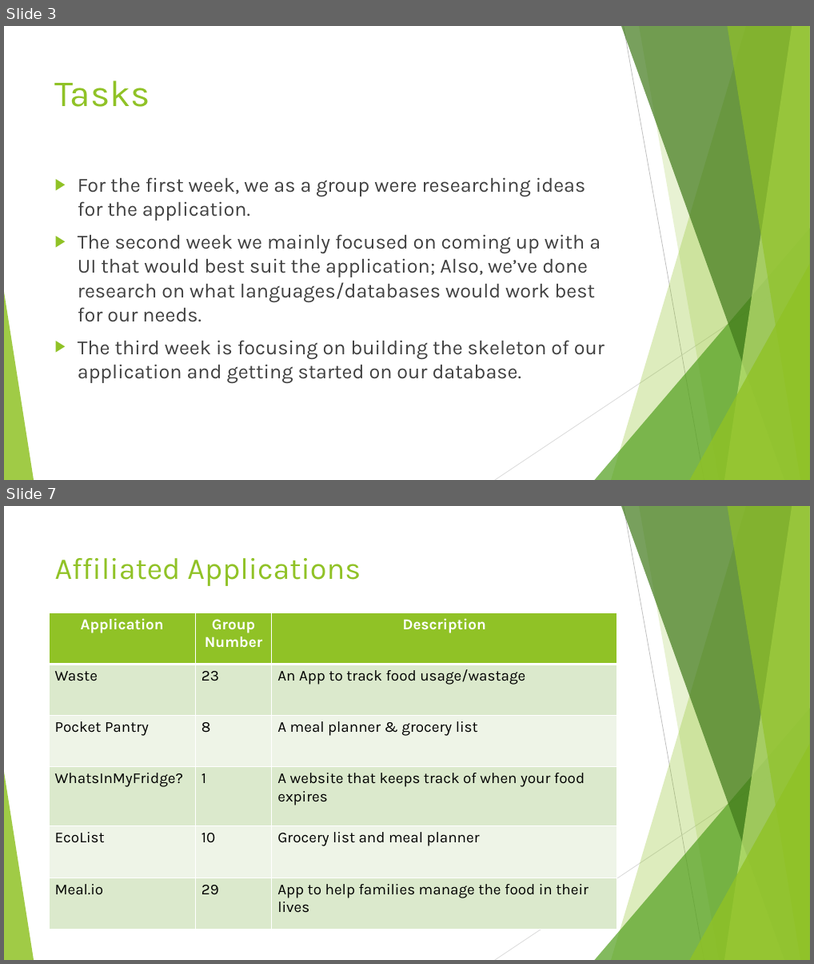
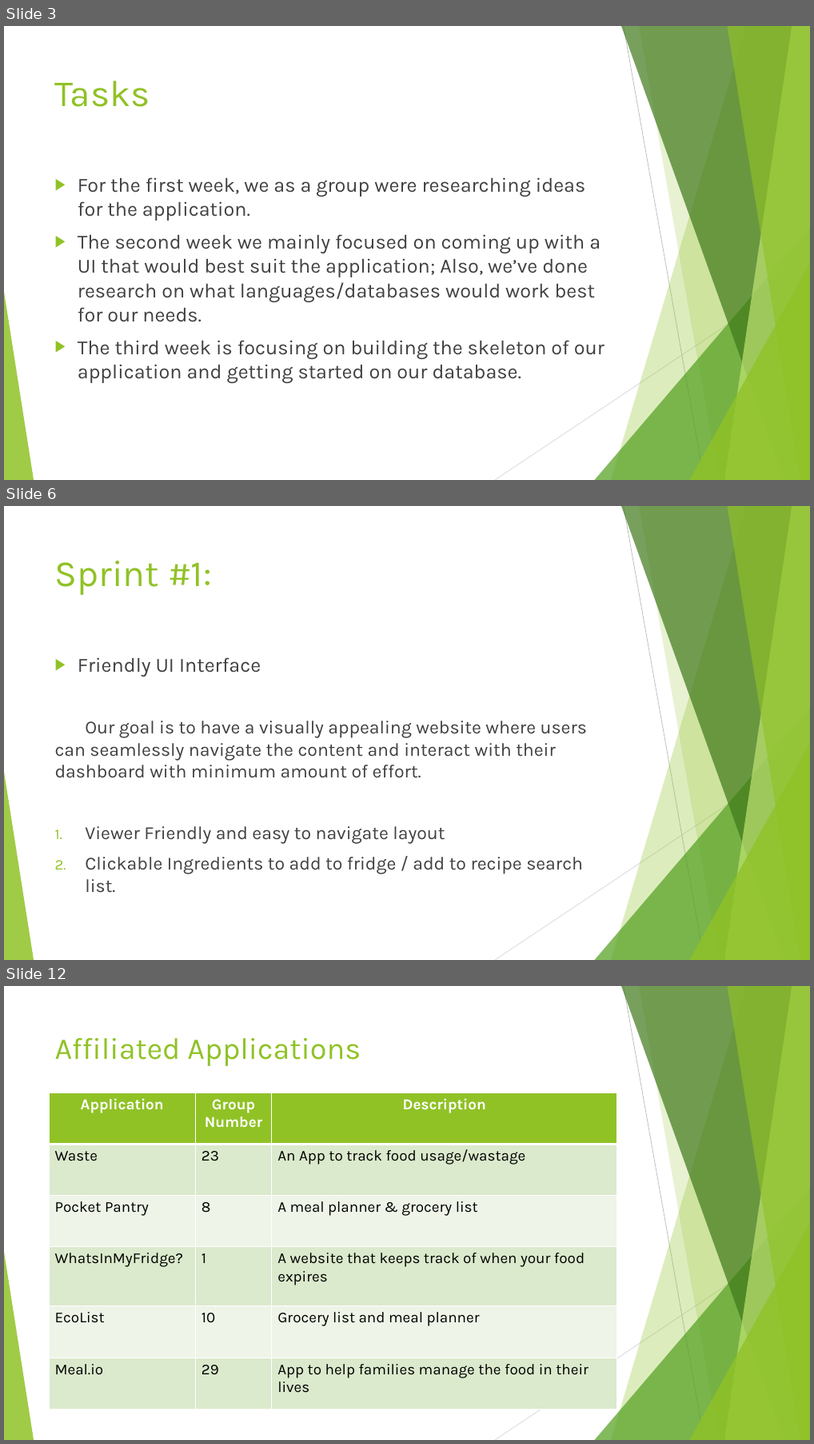
Before and after one commit to AustinBCIT/MVF, a slide deck: Monday May 8th Presentation.pptx. Shown one above the other, each under a label of ours: slides 3 and 7 before the commit, slides 3, 6 and 12 after it; the slides between them are not shown. The pictures are 814x964 and 814x1444 pixels, drawn with LibreOffice and Linux fonts; fonts in the diff are those of the drawing. Boxes give left, top, right and bottom in pixels: in the first picture for what was removed or moved away, otherwise in the second. Text is boxed around its words. In the diff, an @@ line names an element or a change of style, - is before the commit and + after.

```diff
--- a/Monday May 8th Presentation.pptx
+++ b/Monday May 8th Presentation.pptx
@@ slide 6 added at (4,506,810,960), background #FFFFFF; not listed: 10 template elements that a slide beside it also shows @@
@@ title added at (55,560,212,595), 44 pt, text #90C226 @@
+Sprint #1:
@@ text added at (55,657,587,892), 22 pt, text #404040 @@
+▶ Friendly UI Interface
+Our goal is to have a visually appealing website where users can seamlessly navigate the content and interact with their dashboard with minimum amount of effort.
+1. Viewer Friendly and easy to navigate layout
+2. Clickable Ingredients to add to fridge / add to recipe search list.
@@ what was slide 7 is now slide 12 @@
```
Also in this commit, not shown: 4 slides changed, 4 other slides added.
